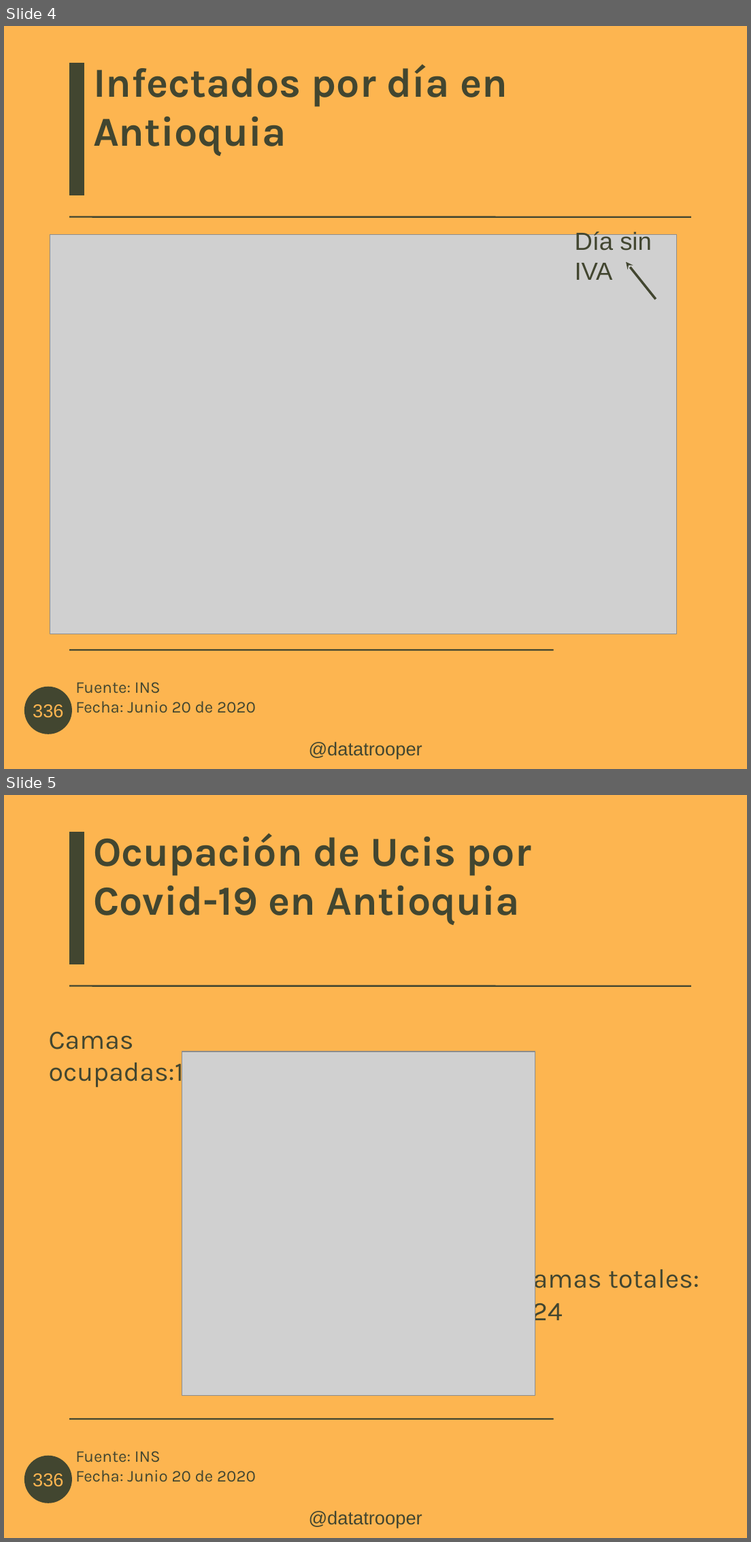
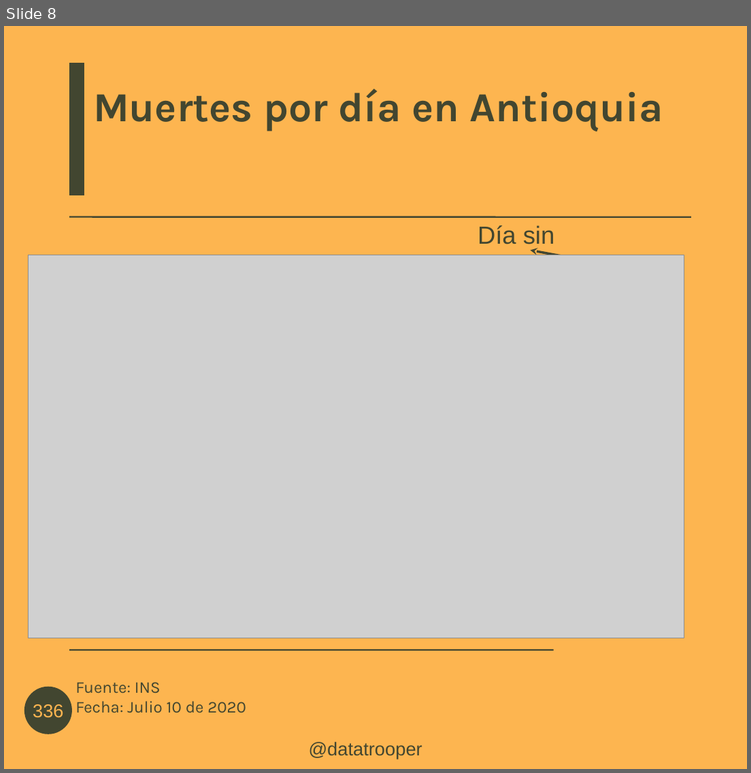
Before and after one commit to datatrooper/instatrooper, a slide deck: styles/covid antioquia junio 22.odp. Shown one above the other, each under a label of ours: slides 4 and 5 before the commit, slide 8 after it. The pictures are 751x1542 and 751x773 pixels, drawn with LibreOffice and Linux fonts; fonts in the diff are those of the drawing; grey boxes stand for pictures; background and template pictures are left out. Boxes give left, top, right and bottom in pixels: in the first picture for what was removed or moved away, otherwise in the second. Text is boxed around its words. In the diff, an @@ line names an element or a change of style, - is before the commit and + after.

```diff
--- a/styles/covid antioquia junio 22.odp
+++ b/styles/covid antioquia junio 22.odp
@@ slide 5 removed at (x1=4, y1=795, x2=747, y2=1538), background #FDB550; not listed: 6 template elements that a slide beside it also shows @@
@@ title removed at (x1=93, y1=833, x2=531, y2=925) @@
-Ocupación de Ucis por Covid-19 en Antioquia
@@ title removed at (x1=49, y1=1032, x2=196, y2=1087) @@
-Camas ocupadas:17
@@ picture removed at (x1=181, y1=1051, x2=534, y2=1395) @@
@@ title removed at (x1=516, y1=1264, x2=699, y2=1327) @@
-Camas totales: 624
@@ what was slide 4 is now slide 8 @@
@@ slide 8 changed as well @@
@@ title at (x1=93, y1=89, x2=663, y2=131): text changed @@
-Infectados por día en Antioquia
+Muertes por día en Antioquia
@@ title "Día sin IVA" rewrapped from (x1=575, y1=231, x2=651, y2=280) to (x1=477, y1=225, x2=555, y2=255) @@
@@ picture resized from (x1=50, y1=235, x2=676, y2=634) to (x1=28, y1=254, x2=684, y2=637) @@
@@ arrow moved from (655, 299) - (626, 262) to (555, 293) - (526, 255) @@
@@ arrow added from (643, 271) to (530, 250), #424630 2.3 pt @@
@@ text at (x1=75, y1=682, x2=246, y2=713): text changed @@
-Fuente: INS
-Fecha: Junio 20 de 2020
+Fuente: INS
+Fecha: Julio 10 de 2020
```
Also in this commit, not shown: 5 other slides changed, 4 slides added, 4 other slides removed, 25 other files.
